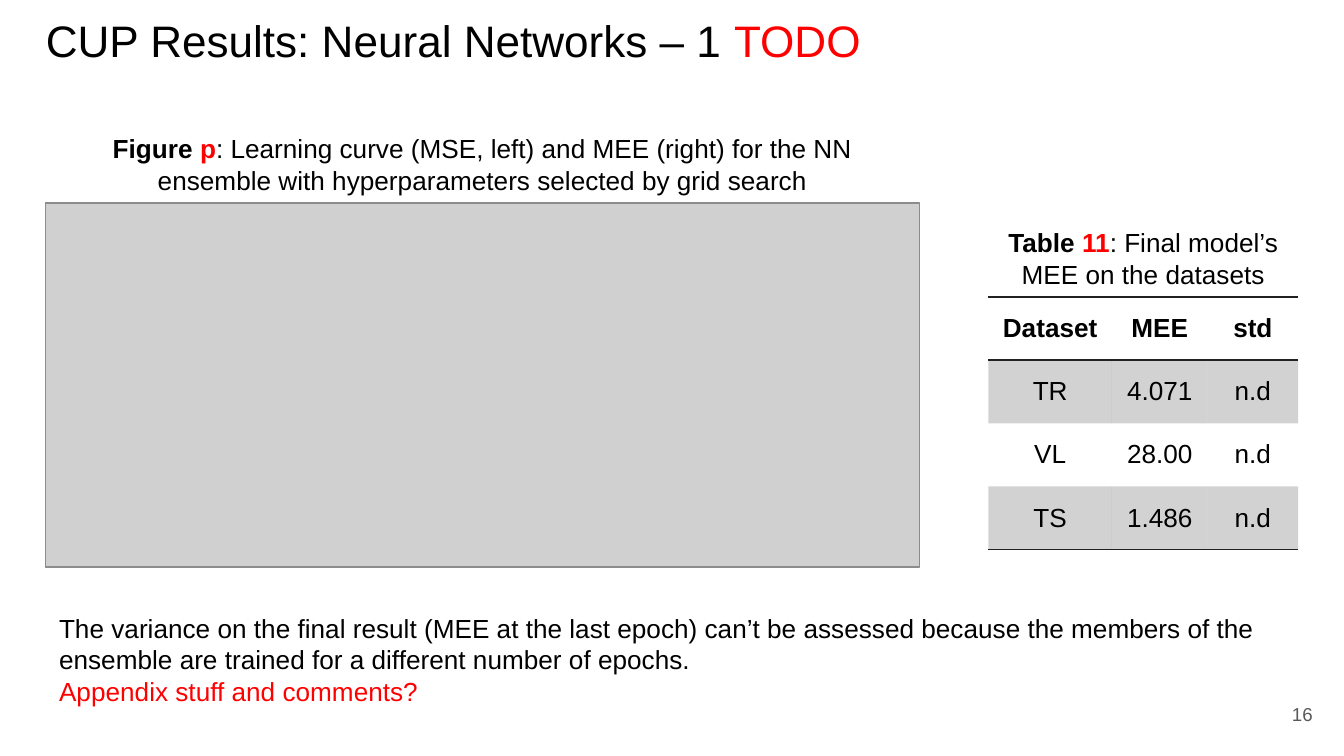
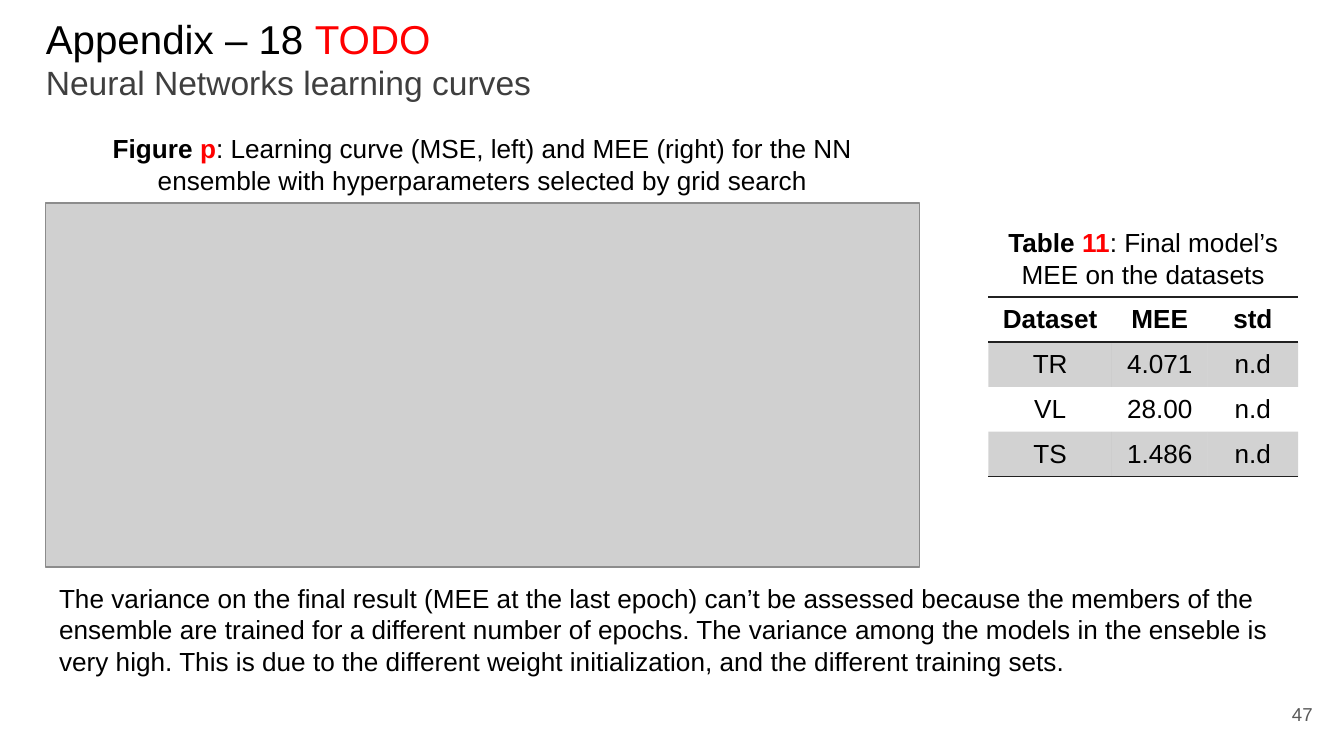
Before and after one commit to paolo-junior-mollica/machine-learning-project, a slide deck: slide 47 of relazione/Canduci_Marino_Mollica.pptx (slide 16 before the commit). Drawn at 1344x756 pixels with LibreOffice and Linux fonts; fonts in the diff are those of the drawing; grey boxes stand for pictures. Boxes give left, top, right and bottom in pixels: in the first picture for what was removed or moved away, otherwise in the second. Text is boxed around its words. In the diff, an @@ line names an element or a change of style, - is before the commit and + after.

```diff
--- a/relazione/Canduci_Marino_Mollica.pptx
+++ b/relazione/Canduci_Marino_Mollica.pptx
@@ title at [46,24,531,101]: text changed; size 23.7 to 18 pt; text colour #000000 to #3F3F3F @@
-CUP Results: Neural Networks – 1 TODO
+Appendix – 18 TODO
+Neural Networks learning curves
@@ table: place and size @@
-table at [988,297,1297,550]
+table at [988,297,1297,476]
@@ text at [59,589,1267,676]: text changed @@
-The variance on the final result (MEE at the last epoch) can’t be assessed because the members of the ensemble are trained for a different number of epochs.
-Appendix stuff and comments?
+The variance on the final result (MEE at the last epoch) can’t be assessed because the members of the ensemble are trained for a different number of epochs. The variance among the models in the enseble is very high. This is due to the different weight initialization, and the different training sets.
@@ page number at [1292,708,1313,721]: text changed @@
-16
+47
```
Also in this commit, not shown: 11 other slides changed, 5 slides added.
